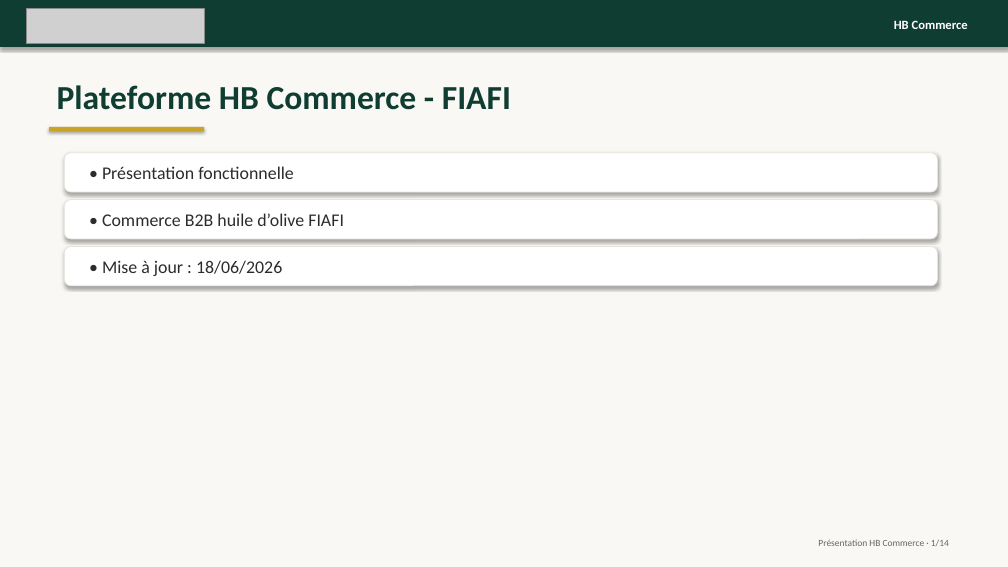
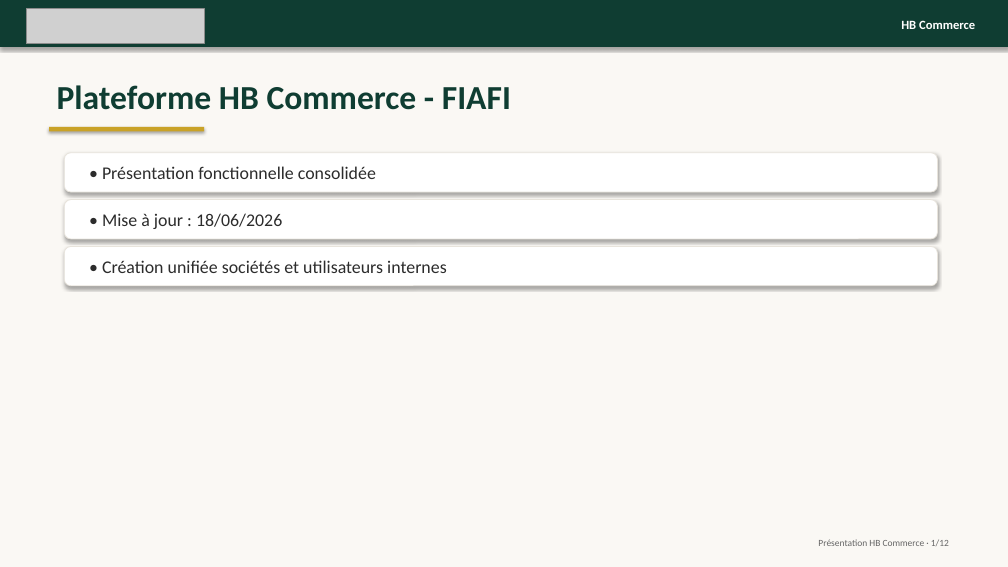
Before and after one commit to hbconsultingsrv-arch/hb-commerce, a slide deck: slide 1 of docs/presentation-hb-commerce.pptx. Drawn at 1008x567 pixels with LibreOffice and Linux fonts; fonts in the diff are those of the drawing; grey boxes stand for pictures. Boxes give left, top, right and bottom in pixels: in the first picture for what was removed or moved away, otherwise in the second. Text is boxed around its words. In the diff, an @@ line names an element or a change of style, - is before the commit and + after.

```diff
--- a/docs/presentation-hb-commerce.pptx
+++ b/docs/presentation-hb-commerce.pptx
@@ text "HB Commerce": place and size @@
-text "HB Commerce" at box(894, 20, 968, 29)
+text "HB Commerce" at box(901, 20, 975, 29)
@@ text at box(102, 166, 376, 179): text changed @@
-• Présentation fonctionnelle
+• Présentation fonctionnelle consolidée
@@ text "• Mise à jour : ...": place and size @@
-text "• Mise à jour : ..." at box(102, 260, 282, 276)
+text "• Mise à jour : ..." at box(102, 213, 282, 229)
@@ text removed at box(102, 213, 344, 226) @@
-• Commerce B2B huile d’olive FIAFI
@@ text added at box(102, 260, 447, 273), 17 pt, text #2C2C2C @@
+• Création unifiée sociétés et utilisateurs internes
```
Also in this commit, not shown: 9 other slides changed, 2 slides added, 4 slides removed, 1 other file.
